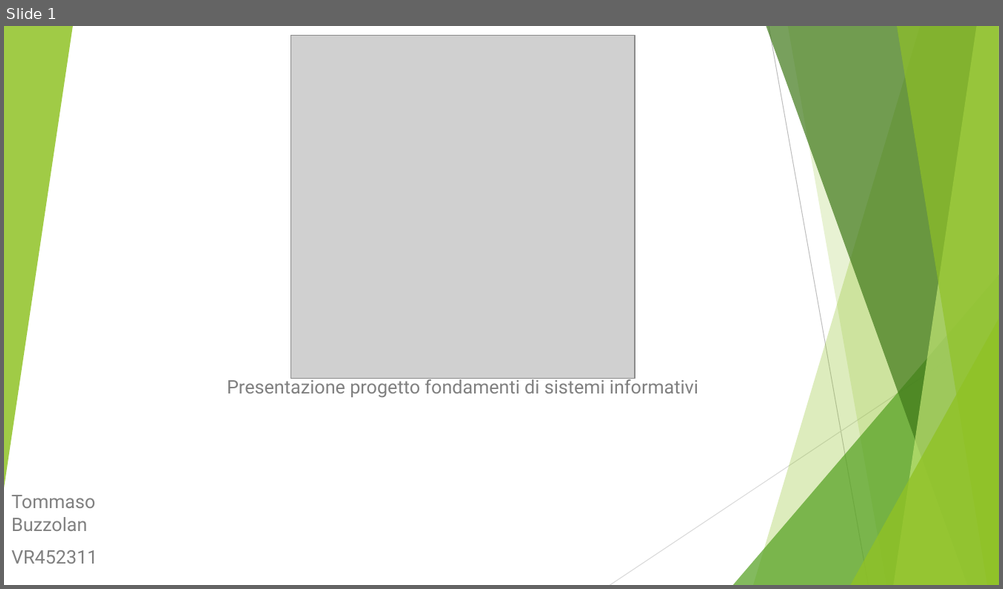
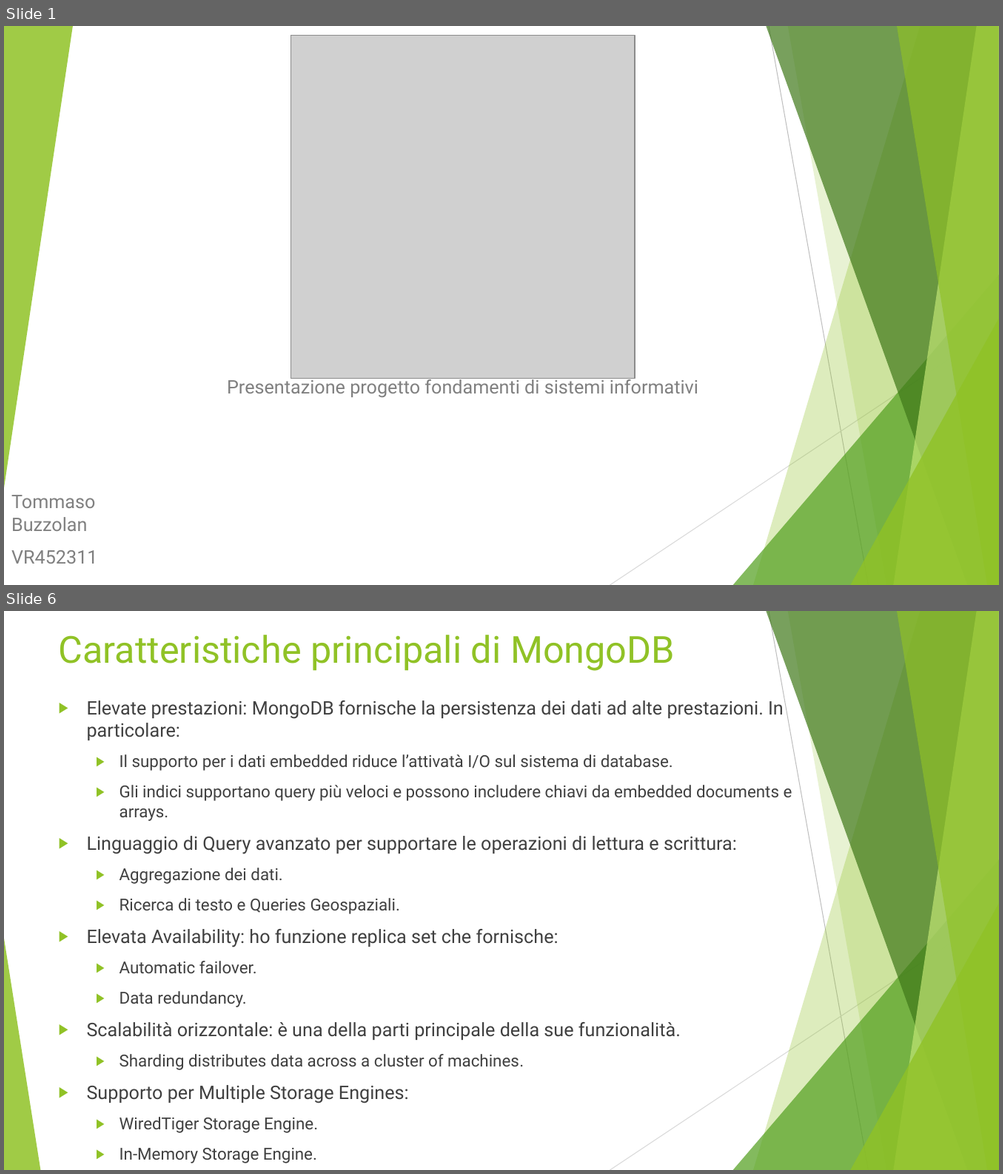
Before and after one commit to Buzzolan/VeronaCardMongoDB, a slide deck: Presentazione_progetto.pptx. Shown one above the other, each under a label of ours: slide 1 before the commit, slides 1 and 6 after it; the slides between them are not shown. The pictures are 1003x589 and 1003x1174 pixels, drawn with LibreOffice and Linux fonts; fonts in the diff are those of the drawing; grey boxes stand for pictures. Boxes give left, top, right and bottom in pixels: in the first picture for what was removed or moved away, otherwise in the second. Text is boxed around its words. In the diff, an @@ line names an element or a change of style, - is before the commit and + after.

Commit message:
Update Presentazioe struttura dati

```diff
--- a/Presentazione_progetto.pptx
+++ b/Presentazione_progetto.pptx
@@ slide 6 added at (x1=4, y1=611, x2=999, y2=1170), background #FFFFFF; not listed: 9 template elements that a slide beside it also shows @@
@@ title added at (x1=59, y1=635, x2=674, y2=671), 36 pt, text #90C226 @@
+Caratteristiche principali di MongoDB
@@ text added at (x1=87, y1=701, x2=792, y2=1164), 16 pt, text #404040 @@
+▶ Elevate prestazioni: MongoDB fornische la persistenza dei dati ad alte prestazioni. In particolare:
+  ▶ Il supporto per i dati embedded riduce l’attivatà I/O sul sistema di database.
+  ▶ Gli indici supportano query più veloci e possono includere chiavi da embedded documents e arrays.
+▶ Linguaggio di Query avanzato per supportare le operazioni di lettura e scrittura:
+  ▶ Aggregazione dei dati.
+  ▶ Ricerca di testo e Queries Geospaziali.
+▶ Elevata Availability: ho funzione replica set che fornische:
+  ▶ Automatic failover.
+  ▶ Data redundancy.
+▶ Scalabilità orizzontale: è una della parti principale della sue funzionalità.
+  ▶ Sharding distributes data across a cluster of machines.
+▶ Supporto per Multiple Storage Engines:
+  ▶ WiredTiger Storage Engine.
+  ▶ In-Memory Storage Engine.
@@ triangle added at (x1=4, y1=939, x2=40, y2=1170), fill #90C226 at 85% opacity @@
```
Also in this commit, not shown: 3 slides changed, 3 other slides added.
